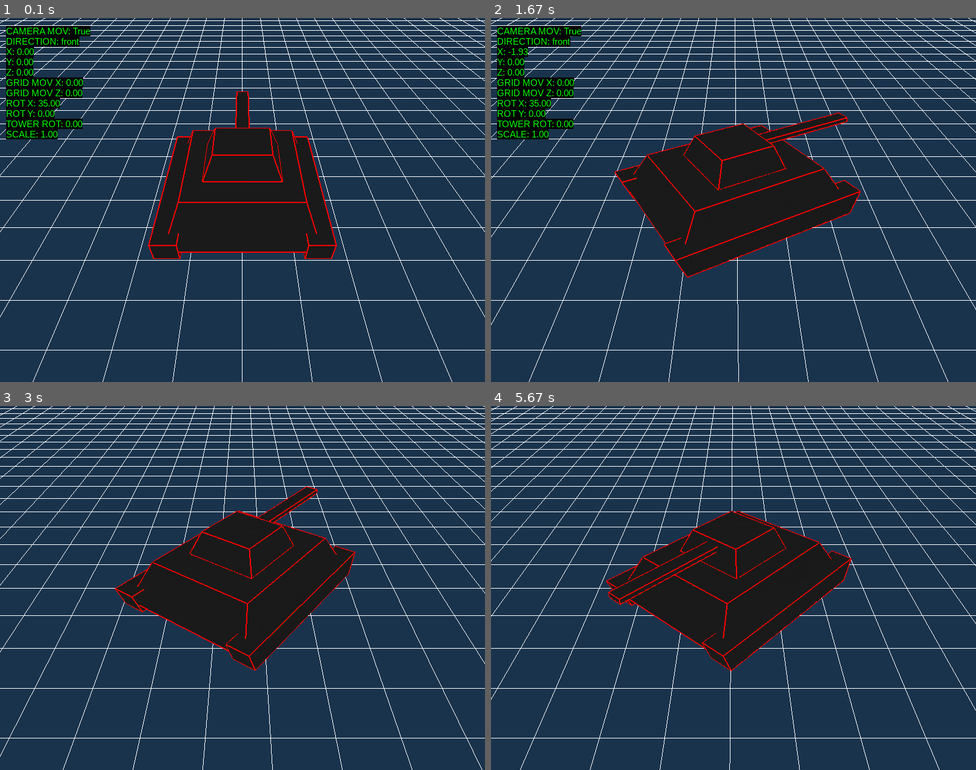
Above: before the commit, frames 1-4 (two rows, left to right).
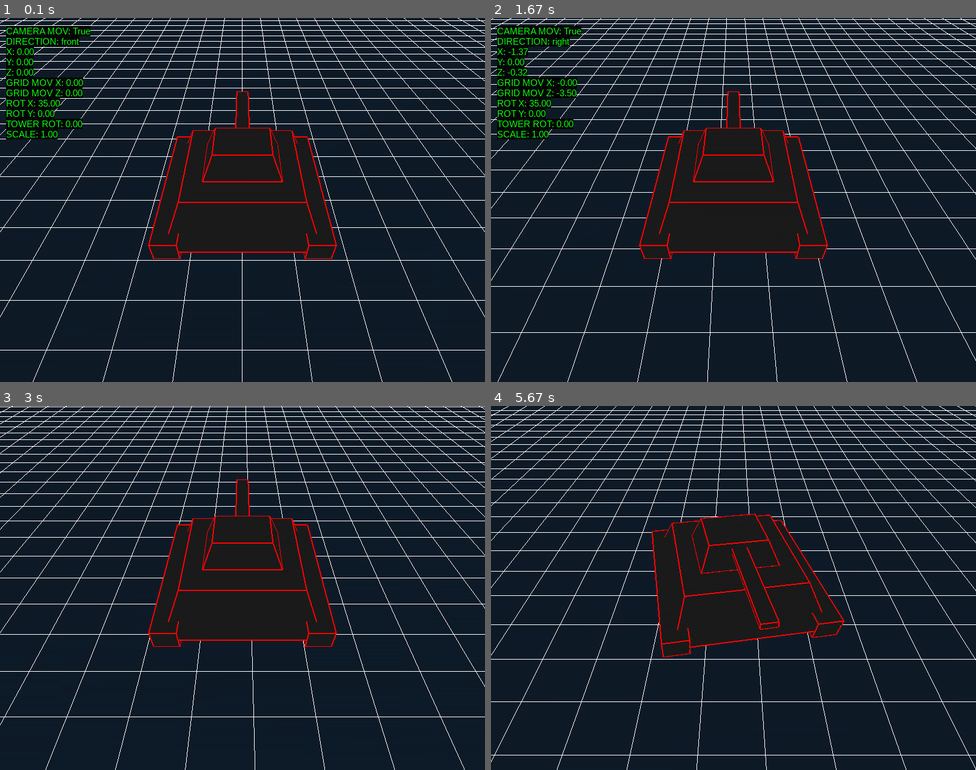
Above: after the commit, the same moments.

Repository: antonioam82/tank_controller
Game: pygame game, started from tank_demo_vb.py
Same seed, same stepped clock (60 frames per second), same inputs: the game is played once before the commit and once after it.
Inputs:
- Up to frame 1 (0.1 s): no input
- Up to frame 2 (1.67 s): hold Right 0.33-0.8 s; tap C at 0.83, 1.32 s; hold Up 1.17-1.47 s; tap J at 1.23, 1.57 s; hold Right from 1.5 s (still down)
- Up to frame 3 (3 s): tap J at 1.87, 2.07, 2.37, 2.63, 2.97 s; release Right at 1.97 s; hold Left 2-2.53 s; tap V at 2.15 s; hold Down 2.57-2.87 s; tap C at 2.72 s; hold Left from 2.9 s (still down)
- Up to frame 4 (5.67 s): tap J at 3.27, 3.4, 3.8, 4.1, 4.47, 4.87, 5.17, 5.37 s; release Left at 3.3 s; hold Up 3.33-3.7 s; tap V at 3.48, 4.95 s; hold Right 3.73-4.37 s; tap C at 3.88, 5.45 s; hold Down 4.4-4.77 s; hold Left 4.8-5.27 s; hold Right from 5.3 s (still down)

The runs differ from the first frame. In frame 1, 80% of the frame differs, in the area x 0-100%, y 0-100%; in frame 2, 85%; in frame 3, 89%; in frame 4, 89%.

Commit message:
Bajada velocidad e rotacion del tanque sobre si mismo

Diff:
--- a/tank_demo_vb.py
+++ b/tank_demo_vb.py
@@ -19,7 +19,7 @@
     glEnable(GL_POLYGON_OFFSET_FILL)
     glPolygonOffset(0.9,0.9)
     glBegin(GL_QUADS)
-    glColor3f(0.1,0.2,0.3)
+    glColor4f(0.1,0.2,0.3,0.5)
     glVertex3f(-grid_size,0,-grid_size)
     glVertex3f(grid_size,0,-grid_size)
     glVertex3f(grid_size, 0, grid_size)
@@ -256,7 +256,7 @@
     moving = False
     model_angle = 180.0
     target_angle = 180.0
-    rotation_speed = 3.0
+    rotation_speed = 1.8 #3.0
     y_tower = 0.0
     direction = 'front'
     new_direction = 'front'
